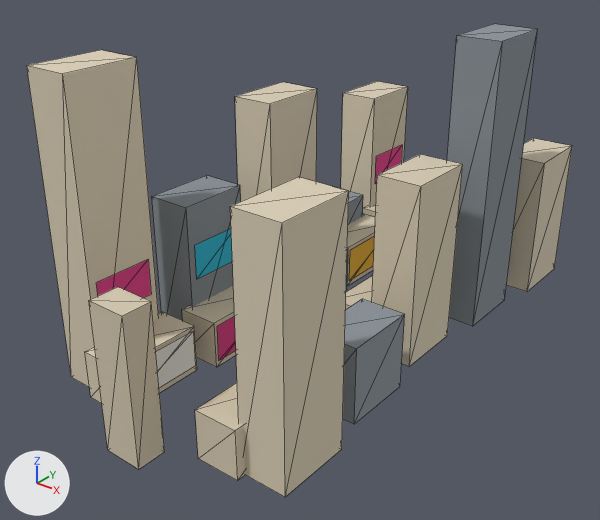
A saved change to the glTF model public/landmarks/times-square/lod3.glb.
Both versions are drawn from a 50 mm camera at (352.0, -495.0, 376.0) aimed at (-5.0, -48.0, 99.0). Every picture has the same lights, and +X, +Y and +Z are marked at lower left. The picture after the commit comes second. Mesh edges are drawn as thin lines. Vertices at exactly the same position are counted once.

Names of what the first picture shows: 'times-square-lod3'.
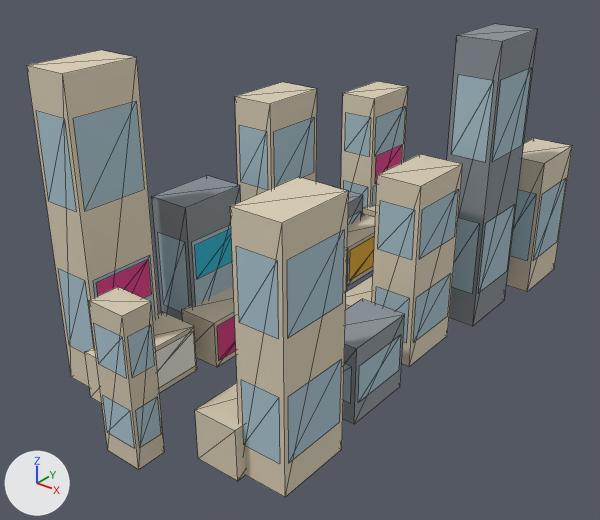
Diff of the bpy script that builds the scene:
```diff
--- a/public/landmarks/times-square/lod3.glb.py
+++ b/public/landmarks/times-square/lod3.glb.py
@@ me_times_square_lod3 @@
 # used by ob_times_square_lod3; location = (0.0, -15.4, 145.0); scale = (220.0, 220.0, 220.0)
-me_times_square_lod3.from_pydata(...)  # 244 vertices, 290 faces; spans x -0.47..0.47, y -1.0..1.0, z -0.52..0.52
+me_times_square_lod3.from_pydata(...)  # 532 vertices, 434 faces; spans x -0.47..0.47, y -1.0..1.0, z -0.52..0.52
+# me_times_square_lod3 part 1
+# 144 vertices are added at x -0.47..0.47, y -1.0..0.97, z -0.45..0.4
+# 64 new vertices lie (0.13, 0.0, 0.0) away from vertices in x -0.45..0.32, y -0.83..0.97, z -0.45..0.4
+# 64 new vertices lie (0.0, 0.23, 0.0) away from vertices in x -0.47..0.47, y -0.81..0.72, z -0.45..0.4
+# 16 new vertices lie (0.0, 0.0, 0.13) away from vertices in x -0.07..0.07, y -1.0..-0.9, z -0.45..-0.22
+# 144 new faces join them
 me_times_square_lod3.materials.append(mat_model)
```

Where the change shows, as pixel boxes (x1, y1, x2, y2) in the pictures (600 x 520 px):
part 1 of me_times_square_lod3, added (blue)
    after: (36, 68, 566, 464)
